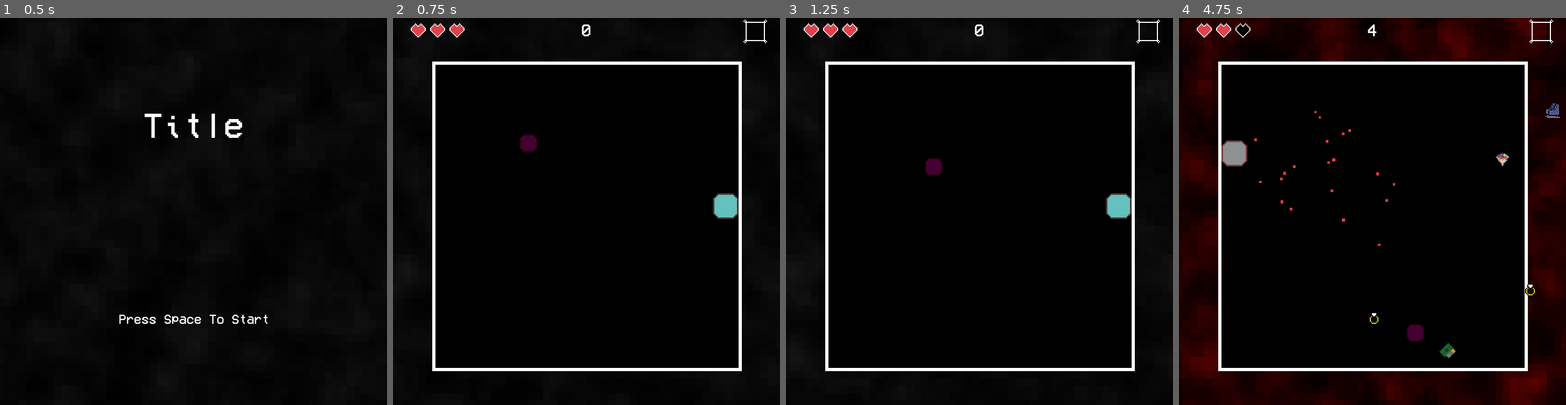
Above: before the commit, frames 1-4 (left to right).
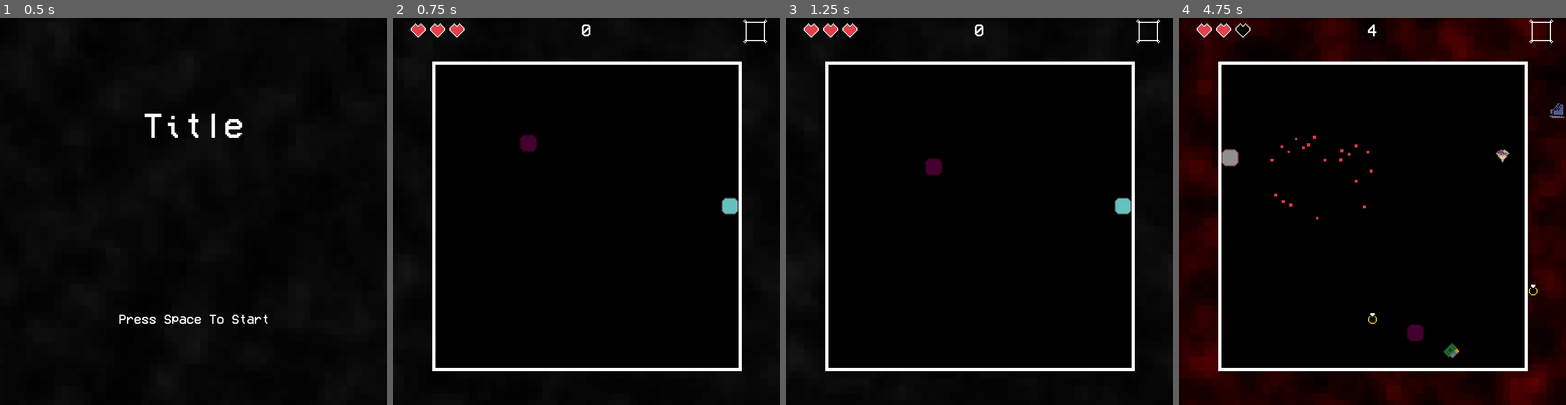
Above: after the commit, the same moments.

Repository: NathanPip/only-one
Game: Godot game, scene res://scenes/game.tscn
The game is run twice, just before and just after one commit, with the same random seed, the same clock (stepped at 60 frames per second) and the same inputs. The engine's default icon, where the game draws it, is replaced by a stand-in: a white triangle on a blue panel in a dark square.
Inputs:
- Up to frame 1 (0.5 s): no input
- Up to frame 2 (0.75 s): tap Space (action) at 0.5 s; hold D (move_right) from 0.53 s (still down); hold Space (action) from 0.53 s (still down)
- Up to frame 3 (1.25 s): keep holding D (move_right); keep holding Space (action)
- Up to frame 4 (4.75 s): release D (move_right) at 1.28 s; release Space (action) at 1.28 s; hold S (move_down) 1.28-2.03 s; tap Space (action) at 1.35, 2.85, 4.35 s; hold D (move_right) 2.03-2.78 s; hold Space (action) 2.03-2.78 s; hold W (move_up) 2.78-3.53 s; hold Space (action) 3.53-4.28 s; hold A (move_left) from 3.53 s (still down)

Frame 1 is identical in both runs. In frame 2, 0.3% of the frame differs, in the area x 82-90%, y 45-52%; in frame 3, 0.3%; in frame 4, 0.9%, in the area x 10-100%, y 21-88%.

Commit message:
new song sounds, change proj speed, adjust hit boxes,

Diff:
--- a/resources/ex_projectile.tres
+++ b/resources/ex_projectile.tres
@@ -9,4 +9,5 @@
 speed_range = Vector2(100, 200)
 instantiation_count = 60
 projectile_scene = ExtResource("1_cxfso")
+additional_sprites = Array[Texture2D]([])
 metadata/_custom_type_script = "uid://qtewlci5v3kf"
--- a/resources/projectile_resource.gd
+++ b/resources/projectile_resource.gd
@@ -2,7 +2,8 @@
 extends Resource
 
 @export var type: Globals.projectile_type
-@export var speed_range: Vector2 = Vector2(100, 200)
+@export var damage_amt: int = 0
+@export var speed_range: Vector2 = Vector2(100, 100)
 @export var instantiation_count: int = 10
 @export var projectile_scene: PackedScene
 @export var additional_sprites: Array[Texture2D] = []
--- a/scenes/ex.tscn
+++ b/scenes/ex.tscn
@@ -5,6 +5,7 @@
 
 [node name="Ex" type="Node2D"]
 script = ExtResource("2_ro54v")
+attack_range = Vector2(2, 3.5)
 basic_attack_fire_rate = 4.0
 
 [node name="Ex_sprite" type="Sprite2D" parent="."]
--- a/scenes/ex_basic_projectile.tscn
+++ b/scenes/ex_basic_projectile.tscn
@@ -8,4 +8,5 @@
 texture_filter = 1
 texture = ExtResource("1_clitu")
 script = ExtResource("2_clitu")
+size = 14.0
 metadata/_custom_type_script = "uid://bmrhs6t42hu6d"
--- a/scenes/game.tscn
+++ b/scenes/game.tscn
@@ -1,7 +1,7 @@
 [gd_scene load_steps=32 format=3 uid="uid://dbv0sfajek4yy"]
 
 [ext_resource type="PackedScene" uid="uid://dywcwocgiu6xa" path="res://scenes/player.tscn" id="1_4jkwy"]
-[ext_resource type="AudioStream" uid="uid://dxa0nmghjkrbl" path="res://sounds/gated_breath.mp3" id="1_qnb83"]
+[ext_resource type="AudioStream" uid="uid://cqi34fpn1rcpu" path="res://sounds/fast_chords.mp3" id="1_suyxu"]
 [ext_resource type="Script" uid="uid://bwfuurc5n2f78" path="res://scripts/game.gd" id="1_yepdu"]
 [ext_resource type="Texture2D" uid="uid://do6therr0ir7b" path="res://sprites/icon.svg" id="2_6nrea"]
 [ext_resource type="Texture2D" uid="uid://cyxrq6elvvesr" path="res://sprites/game_area.png" id="2_iylc6"]
@@ -39,16 +39,15 @@
 [node name="Node2D" type="Node2D"]
 
 [node name="Gated" type="AudioStreamPlayer" parent="."]
-stream = ExtResource("1_qnb83")
+stream = ExtResource("1_suyxu")
 volume_db = -80.0
 autoplay = true
 bus = &"Hype"
 parameters/looping = true
 script = ExtResource("2_suyxu")
 starting_db = -70.0
-score_start = 5.0
-score_limit = 25.0
-max_db = -10.0
+score_limit = 15.0
+max_db = -5.0
 always_playing = false
 
 [node name="Fast_Synth" type="AudioStreamPlayer" parent="."]
@@ -58,9 +57,9 @@
 bus = &"Hype"
 parameters/looping = true
 script = ExtResource("2_suyxu")
-starting_db = -40.0
-score_limit = 20.0
-max_db = -7.0
+starting_db = -70.0
+score_start = 5.0
+score_limit = 30.0
 always_playing = false
 
 [node name="Heart_Beat" type="AudioStreamPlayer" parent="."]
@@ -72,7 +71,7 @@
 
 [node name="Piano_Loop" type="AudioStreamPlayer" parent="."]
 stream = ExtResource("4_sgl2t")
-volume_db = -65.009
+volume_db = -9.73
 autoplay = true
 bus = &"Piano"
 parameters/looping = true
@@ -127,7 +126,9 @@
 
 [node name="Player" parent="Game" instance=ExtResource("1_4jkwy")]
 position = Vector2(345, 351)
+scale = Vector2(0.667, 0.667)
 speed = 500.0
+size = 32
 
 [node name="Spawner_Group4" parent="Game" instance=ExtResource("4_s716r")]
 position = Vector2(-8, 392)
--- a/scenes/projectile.tscn
+++ b/scenes/projectile.tscn
@@ -5,6 +5,7 @@
 
 [node name="Projectile" type="Sprite2D"]
 texture_filter = 1
+scale = Vector2(2, 2)
 texture = ExtResource("1_3ijri")
 script = ExtResource("2_q3m7n")
-size = 32.0
+size = 30.0
--- a/scripts/game.gd
+++ b/scripts/game.gd
@@ -20,6 +20,7 @@
 @export var proj_wait_range: Vector2 = Vector2(.2, .8)
 @export var powerup_wait_range: Vector2 = Vector2(15, 45)
 @export var heart_wait_range: Vector2 = Vector2(10, 15)
+@export var collision_pixel_adj = 2;
 
 func on_gamestate_change(state: Globals.GameStateEnum):
 	if state != Globals.GameStateEnum.PLAYING:
@@ -31,15 +32,16 @@
 	pass
 
 func collision_check(proj: Projectile) -> bool:
-	if proj.position.x-proj.size/2 < player.position.x + 24 && proj.position.x + proj.size/2 > player.position.x - 24 && proj.position.y - proj.size/2 < player.position.y + 24 && proj.position.y + proj.size/2 > player.position.y - 24:
+	if proj.position.x-proj.size/2 < player.position.x + player.size/2 && proj.position.x + proj.size/2 > player.position.x - player.size/2 && proj.position.y - proj.size/2 < player.position.y + player.size/2 && proj.position.y + proj.size/2 > player.position.y - player.size/2:
 		return true
 	return false
 
 func on_collision(proj: Projectile):
-	if proj.type == Globals.projectile_type.BASIC_PROJECTILE:
-		Globals.take_damage(1)
-	elif proj.type == Globals.projectile_type.EX_PROJECTILE:
-		Globals.take_damage(1)
+	if !player.invulnerable:
+		if proj.type == Globals.projectile_type.BASIC_PROJECTILE:
+			Globals.take_damage(1)
+		elif proj.type == Globals.projectile_type.EX_PROJECTILE:
+			Globals.take_damage(1)
 	elif proj.type == Globals.projectile_type.HEART_UP_PROJECTILE:
 		Globals.health += 1
 	if powerups_map.has(proj.type):
@@ -175,7 +177,7 @@
 			fired_projectiles.remove_at(i)
 			continue
 		proj._move(delta)
-		if collision_check(proj) && !player.invulnerable:
+		if collision_check(proj):
 			on_collision(proj)
 			kill_projectile(proj, i)
 			continue
--- a/scripts/globals.gd
+++ b/scripts/globals.gd
@@ -84,11 +84,15 @@
 	game_speed = 1
 	score = 0
 	next_second = score + 1
+	damage_anim_time = 0
 	count_up.emit(0)
+	for s in music_streams:
+		if !s.always_playing:
+			s.volume_db = s.starting_db
 	pass
 
 func _process(delta: float) -> void:
-	game_speed += delta/100
+	game_speed += delta/200
 	if game_state != GameStateEnum.PLAYING:
 		return
 	if damage_anim_time >= 0:
--- a/scripts/player.gd
+++ b/scripts/player.gd
@@ -4,6 +4,7 @@
 @export var speed = 300.0
 @export var starting_position: Vector2 = Vector2(601, 351)
 @export var damage_inv_time: float = 1
+@export var size = 48
 var timer: Timer
 var sprite: Sprite2D
 var blood_particle: CPUParticles2D
--- a/scripts/projectile.gd
+++ b/scripts/projectile.gd
@@ -13,7 +13,6 @@
 	pass
 # Called when the node enters the scene tree for the first time.
 func _ready() -> void:
-	self.scale *= size/16
 	pass # Replace with function body.
 
 func _process(delta: float) -> void:
Not shown: 1 places in scenes/game.tscn that only renumber resources
Not shown, added: sounds/fast_chords.mp3.import
Not shown, added: sounds/fast_chords.mp3
Not shown, changed: sounds/fast_synth_beat.mp3
